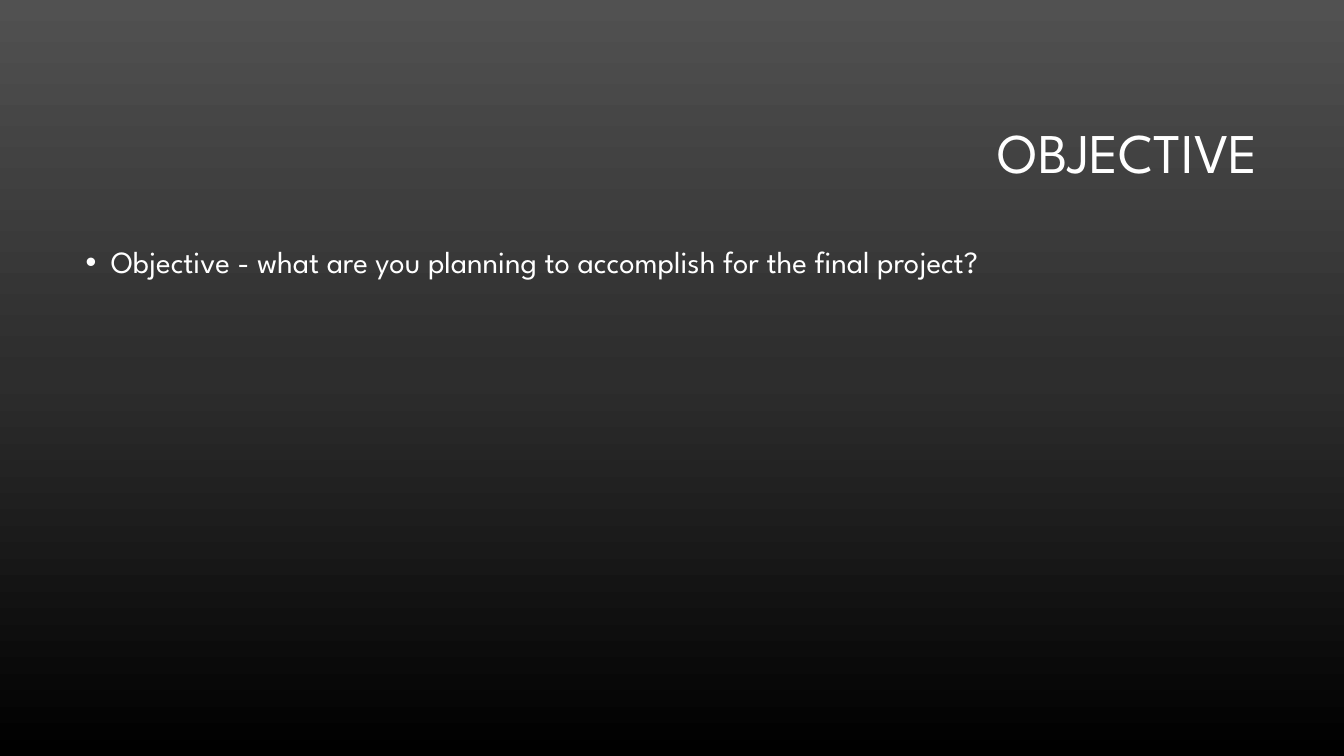
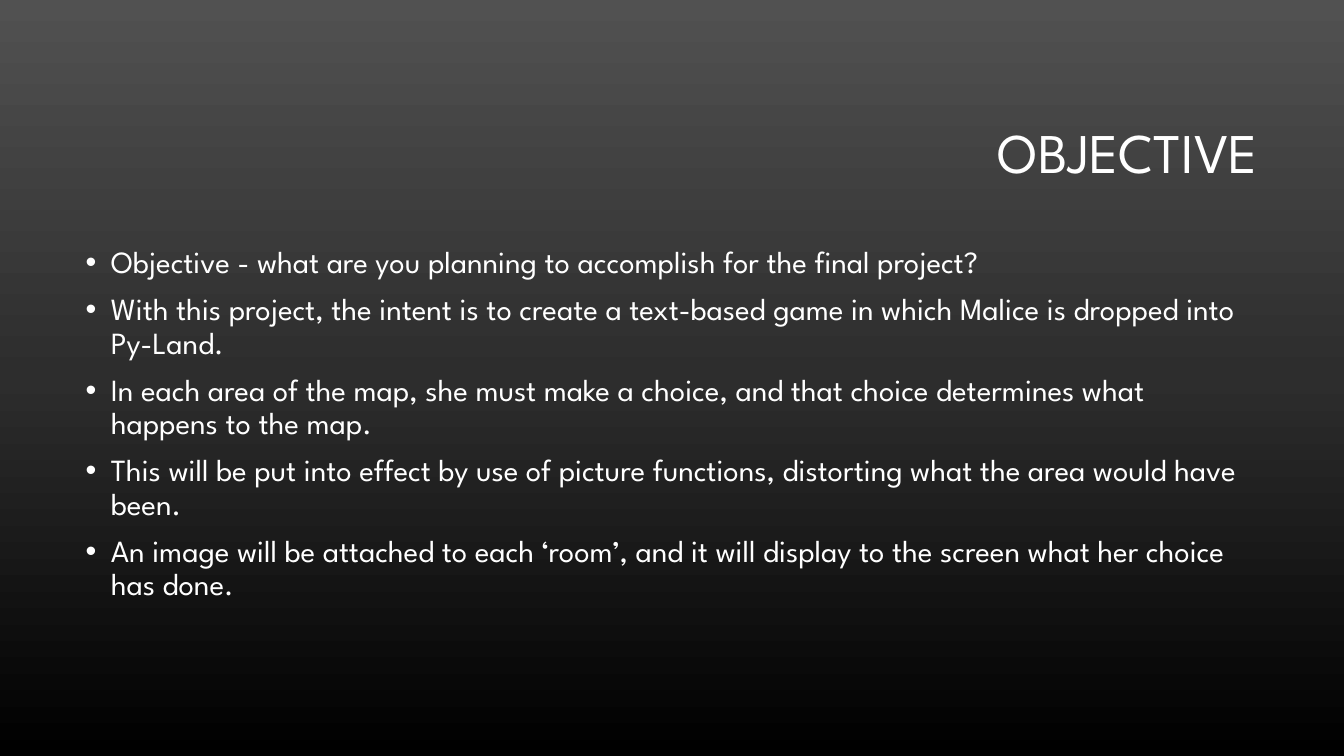
Before and after one commit to kTeaBear/Malice-in-Pyland, a slide deck: slide 2 of CST205 - Final Project Powerpoint.pptx. Drawn at 1344x756 pixels with LibreOffice and Linux fonts; fonts in the diff are those of the drawing; background and template pictures are left out. Boxes give left, top, right and bottom in pixels: in the first picture for what was removed or moved away, otherwise in the second. Text is boxed around its words. In the diff, an @@ line names an element or a change of style, - is before the commit and + after.

```diff
--- a/CST205 - Final Project Powerpoint.pptx
+++ b/CST205 - Final Project Powerpoint.pptx
@@ text at (x1=111, y1=299, x2=1236, y2=596): paragraphs added @@
+• With this project, the intent is to create a text-based game in which Malice is dropped into Py-Land.
+• In each area of the map, she must make a choice, and that choice determines what happens to the map.
+• This will be put into effect by use of picture functions, distorting what the area would have been.
+• An image will be attached to each ‘room’, and it will display to the screen what her choice has done.
```
Also in this commit, not shown: 3 other slides changed, 1 slide added, 1 other file.
